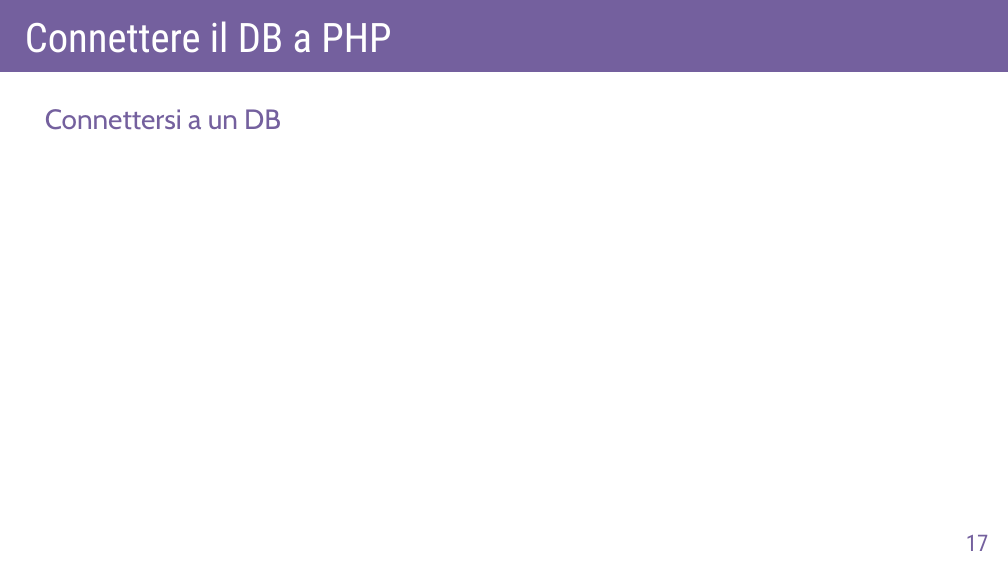
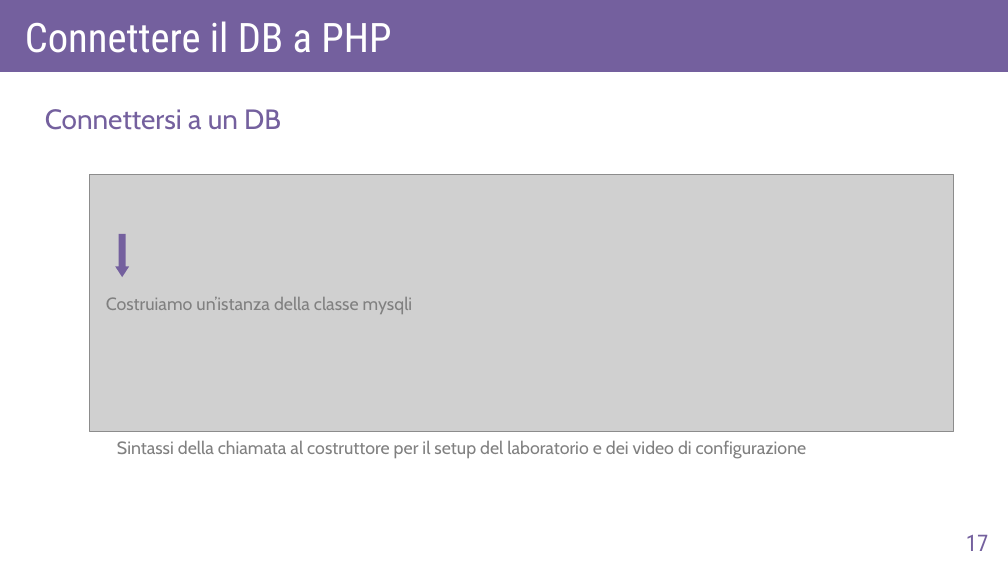
Before and after one commit to AlexF1789/corsoPHP, a slide deck: slide 17 of slide_odp/lez6.odp. Drawn at 1008x567 pixels with LibreOffice and Linux fonts; fonts in the diff are those of the drawing; grey boxes stand for pictures. Boxes give left, top, right and bottom in pixels: in the first picture for what was removed or moved away, otherwise in the second. Text is boxed around its words. In the diff, an @@ line names an element or a change of style, - is before the commit and + after.

```diff
--- a/slide_odp/lez6.odp
+++ b/slide_odp/lez6.odp
@@ picture added at [90,175,954,432] @@
@@ down arrow added at [115,234,129,277], fill #74609E @@
@@ text added at [106,297,413,314], 14 pt, text #808080 @@
+Costruiamo un’istanza della classe mysqli
@@ text added at [117,440,807,459], 14 pt, text #808080 @@
+Sintassi della chiamata al costruttore per il setup del laboratorio e dei video di configurazione
```
Also in this commit, not shown: 9 other slides changed, 5 slides added, 5 other files.
